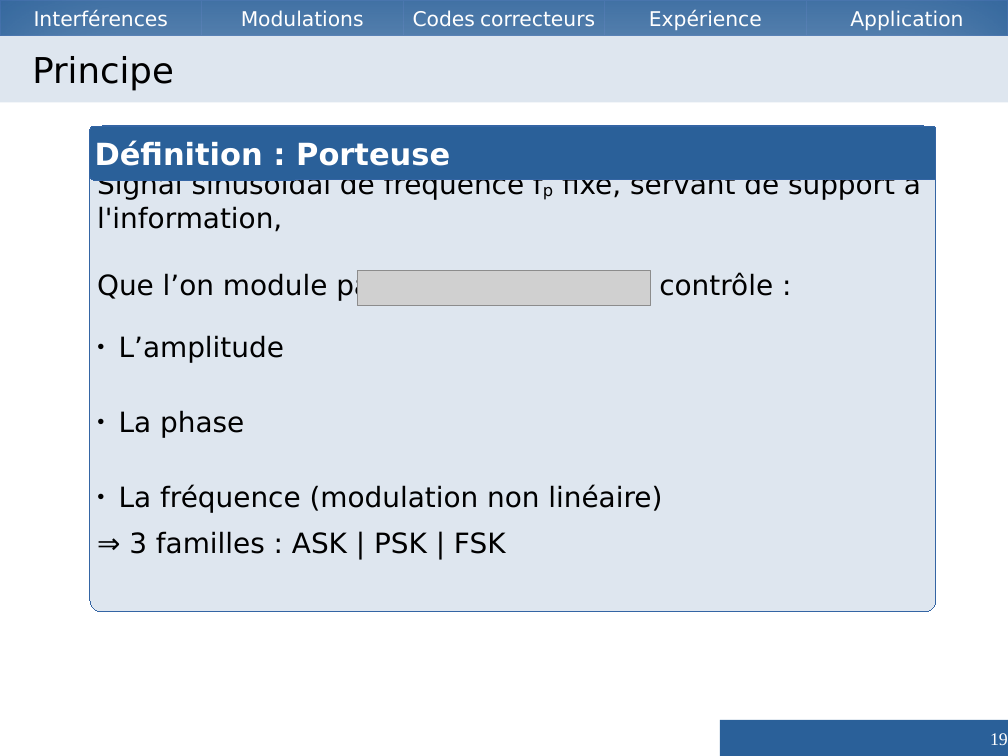
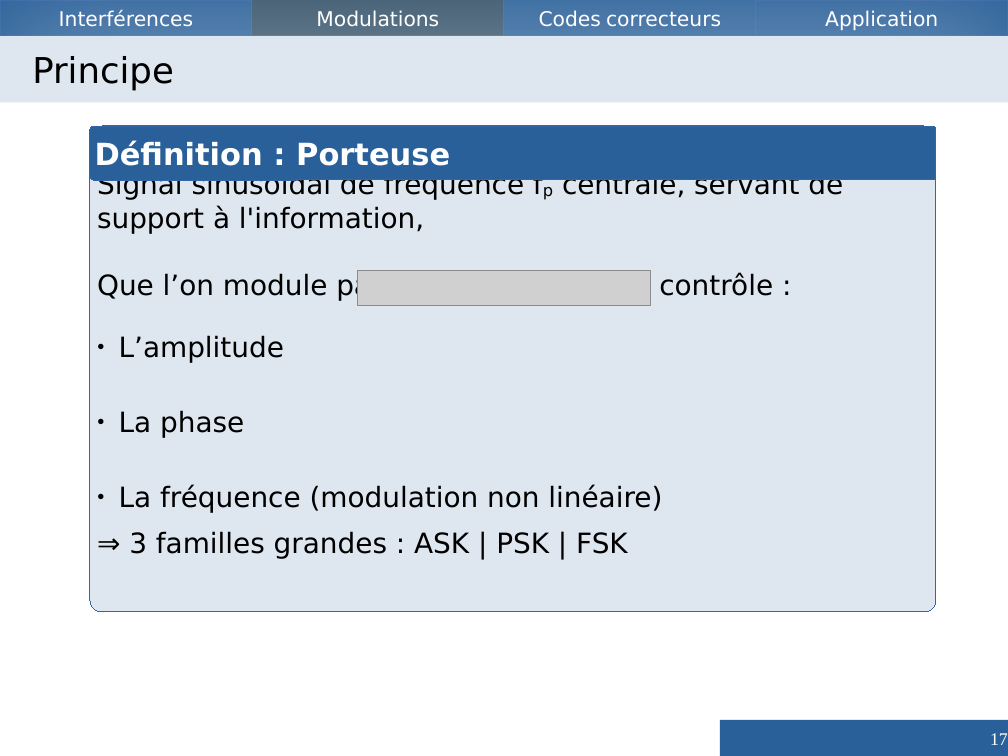
Before and after one commit to Vzrod/tipe, a slide deck: slide 17 of TIPE.odp (slide 19 before the commit). Drawn at 1008x756 pixels with LibreOffice and Linux fonts; fonts in the diff are those of the drawing; grey boxes stand for pictures. Boxes give left, top, right and bottom in pixels: in the first picture for what was removed or moved away, otherwise in the second. Text is boxed around its words. In the diff, an @@ line names an element or a change of style, - is before the commit and + after.

```diff
--- a/TIPE.odp
+++ b/TIPE.odp
@@ rectangle "Interférences": place and size @@
-rectangle "Interférences" at bbox=[0, 0, 201, 36]
+rectangle "Interférences" at bbox=[0, 0, 252, 36]
@@ rectangle "Modulations": place and size @@
-rectangle "Modulations" at bbox=[201, 0, 402, 36]
+rectangle "Modulations" at bbox=[252, 0, 505, 36]
@@ rectangle "Modulations" at bbox=[252, 0, 505, 36]: fill #2A6099 to #355269 @@
@@ rectangle "Codes correcteurs": place and size @@
-rectangle "Codes correcteurs" at bbox=[403, 0, 605, 36]
+rectangle "Codes correcteurs" at bbox=[504, 0, 756, 36]
@@ rectangle removed at bbox=[605, 0, 806, 36] @@
-Expérience
@@ rectangle "Application": place and size @@
-rectangle "Application" at bbox=[807, 0, 1008, 36]
+rectangle "Application" at bbox=[756, 0, 1008, 36]
@@ text in rounded rectangle at bbox=[97, 172, 843, 233]: text changed @@
-Signal sinusoïdal de fréquence fp fixe, servant de support à l'information,
+Signal sinusoïdal de fréquence fp centrale, servant de support à l'information,
@@ text in rounded rectangle at bbox=[129, 531, 628, 558]: text changed @@
-⇒ 3 familles : ASK | PSK | FSK
+⇒ 3 familles grandes : ASK | PSK | FSK
@@ page number at bbox=[990, 733, 1008, 745]: text changed @@
-19
+17
```
Also in this commit, not shown: 36 other slides changed, 13 slides added, 16 slides removed, 3 other files.
